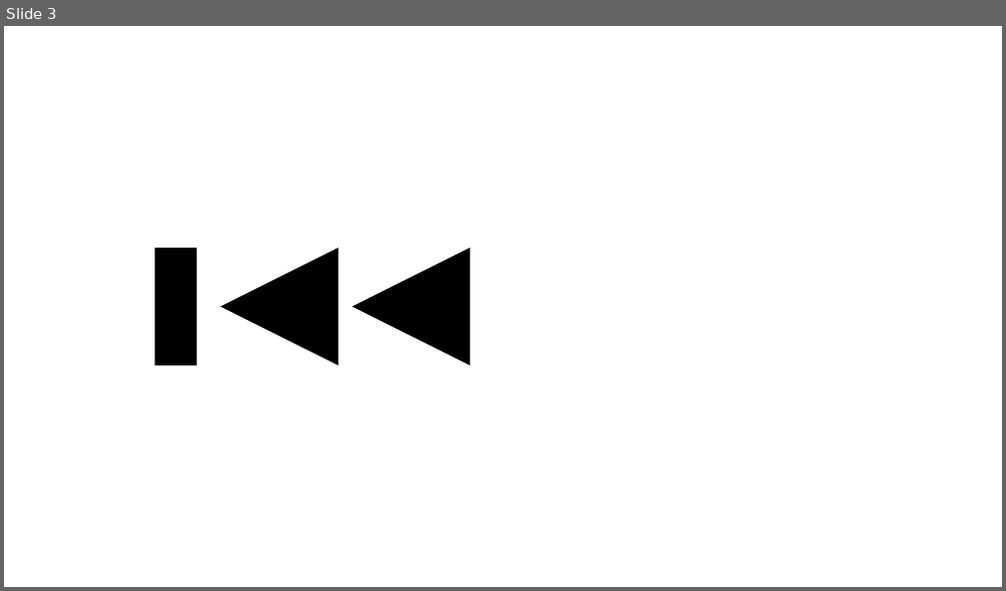
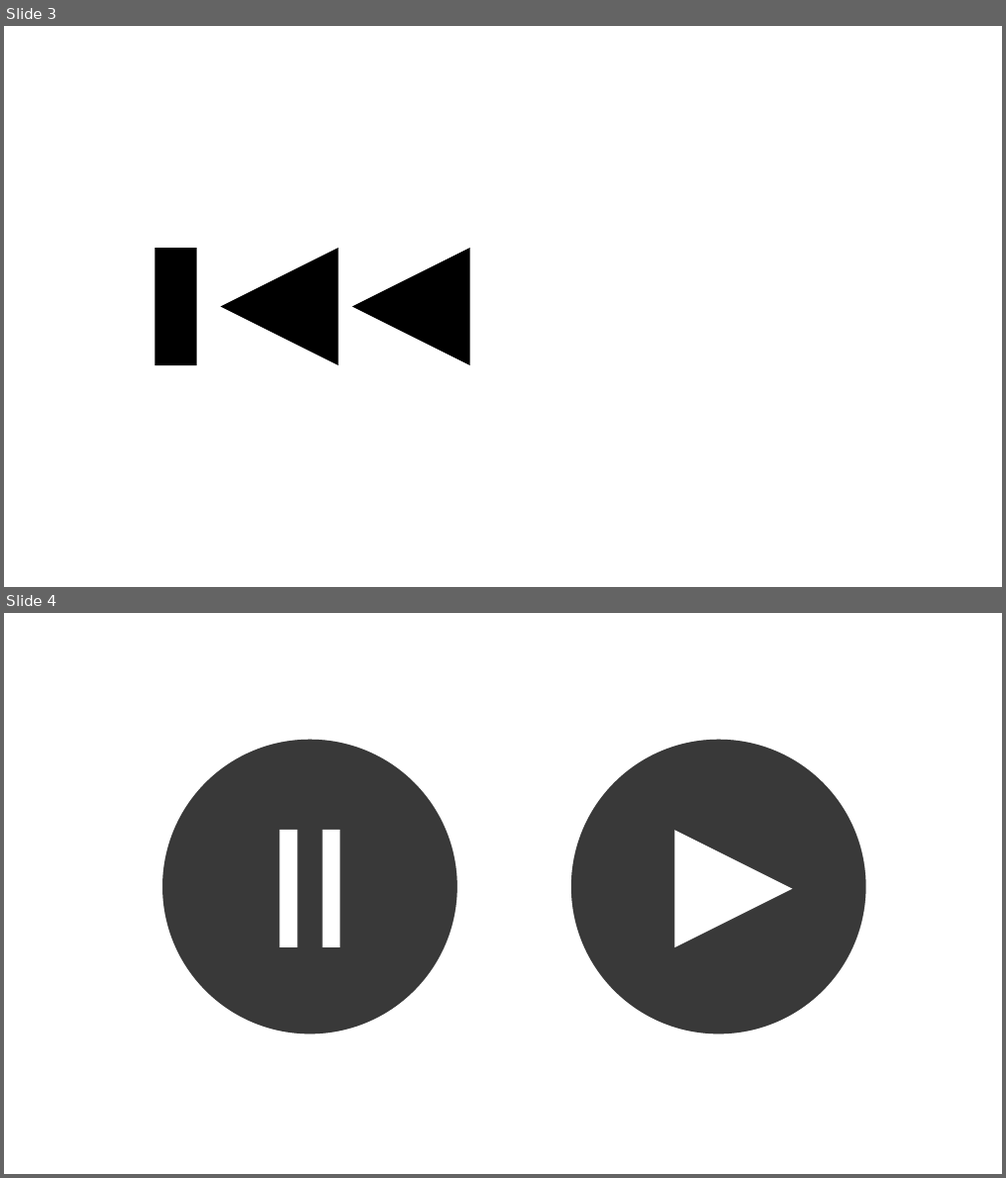
Before and after one commit to abman95/mp3Player, a slide deck: Wallpaper/Music Player Icons Selfmade.pptx. Shown one above the other, each under a label of ours: slide 3 before the commit, slides 3 and 4 after it. The pictures are 1006x591 and 1006x1178 pixels, drawn with LibreOffice and Linux fonts; fonts in the diff are those of the drawing. Boxes give left, top, right and bottom in pixels: in the first picture for what was removed or moved away, otherwise in the second. Text is boxed around its words. In the diff, an @@ line names an element or a change of style, - is before the commit and + after.

```diff
--- a/Wallpaper/Music Player Icons Selfmade.pptx
+++ b/Wallpaper/Music Player Icons Selfmade.pptx
@@ slide 4 added at (4,613,1002,1174), background #FFFFFF @@
@@ ellipse added at (162,740,457,1035), fill #000000 at 60% opacity @@
@@ ellipse added at (162,740,457,1035), fill #000000 at 44% opacity @@
@@ ellipse added at (571,740,866,1035), fill #000000 at 60% opacity @@
@@ ellipse added at (571,740,866,1035), fill #000000 at 44% opacity @@
@@ rectangle added at (279,830,297,948), fill #FFFFFF @@
@@ rectangle added at (322,830,341,948), fill #FFFFFF @@
@@ triangle added at (675,830,792,948), fill #FFFFFF @@
```
Also in this commit, not shown: 18 other files.
